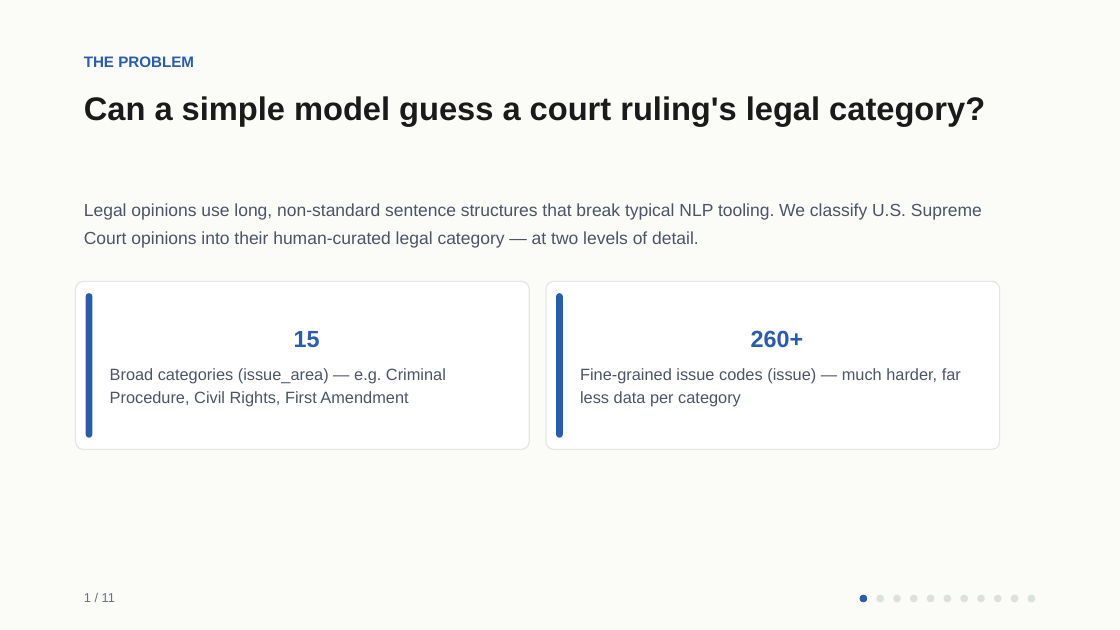
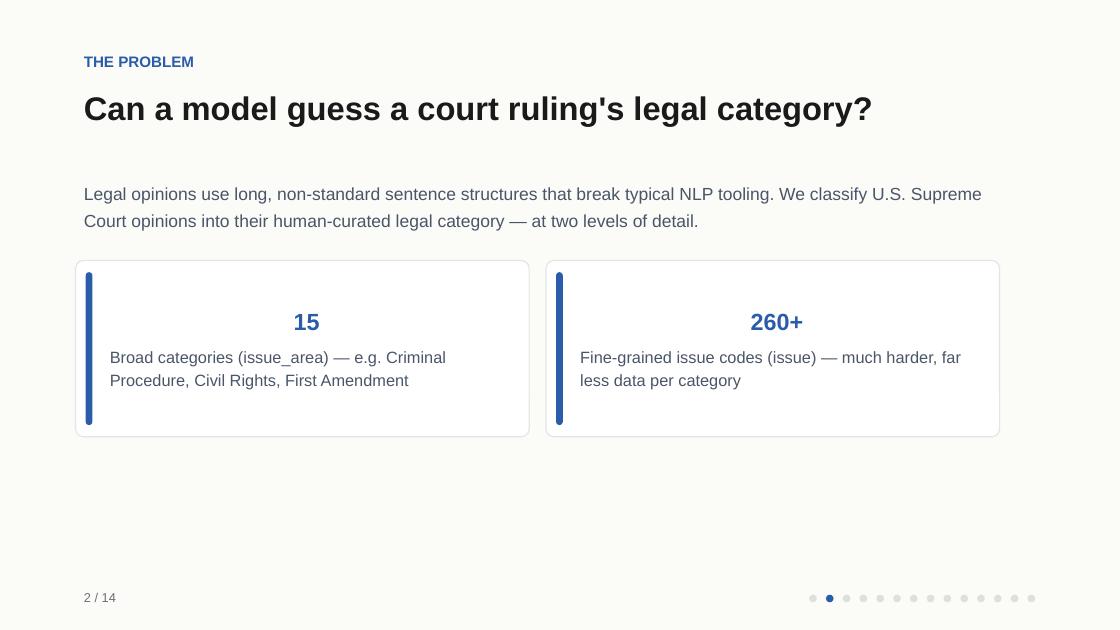
Before and after one commit to amogh-herle/ML-MINI-PROJECT, a slide deck: slide 3 of report/slides.pptx (slide 2 before the commit). Drawn at 1120x630 pixels with LibreOffice and Linux fonts; fonts in the diff are those of the drawing. Boxes give left, top, right and bottom in pixels: in the first picture for what was removed or moved away, otherwise in the second. Text is boxed around its words. In the diff, an @@ line names an element or a change of style, - is before the commit and + after.

```diff
--- a/report/slides.pptx
+++ b/report/slides.pptx
@@ text at (x1=84, y1=96, x2=873, y2=126): text changed @@
-Can a simple model guess a court ruling's legal category?
+Can a model guess a court ruling's legal category?
@@ text "Legal opinions use long, non-standard ..." moved from (x1=84, y1=203, x2=982, y2=248) to (x1=84, y1=187, x2=982, y2=231) @@
@@ rounded rectangle "15" resized from (x1=76, y1=281, x2=529, y2=450) to (x1=76, y1=260, x2=529, y2=437) @@
@@ rounded rectangle "260+" resized from (x1=546, y1=281, x2=1000, y2=450) to (x1=546, y1=260, x2=1000, y2=437) @@
@@ rounded rectangle resized from (x1=86, y1=293, x2=92, y2=438) to (x1=86, y1=272, x2=92, y2=425) @@
@@ rounded rectangle resized from (x1=556, y1=293, x2=563, y2=438) to (x1=556, y1=272, x2=563, y2=425) @@
@@ text at (x1=84, y1=593, x2=116, y2=602): text changed @@
-1 / 11
+2 / 14
@@ ellipse added at (x1=809, y1=595, x2=817, y2=602), fill #DDE1DC @@
@@ ellipse moved from (x1=860, y1=595, x2=867, y2=602) to (x1=826, y1=595, x2=833, y2=602) @@
@@ ellipse added at (x1=843, y1=595, x2=850, y2=602), fill #DDE1DC @@
@@ ellipse added at (x1=860, y1=595, x2=867, y2=602), fill #DDE1DC @@
```
Also in this commit, not shown: 7 other slides changed, 7 slides added, 4 slides removed, 37 other files.
